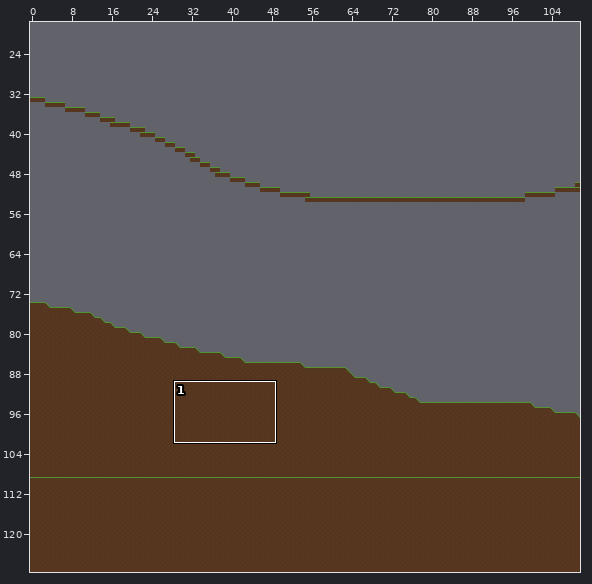
Two states of a Tiled map, srcTiled/map_recto.tmx. Above: a wide view before the commit, with the close-up outlined.
Close-up. Old version:
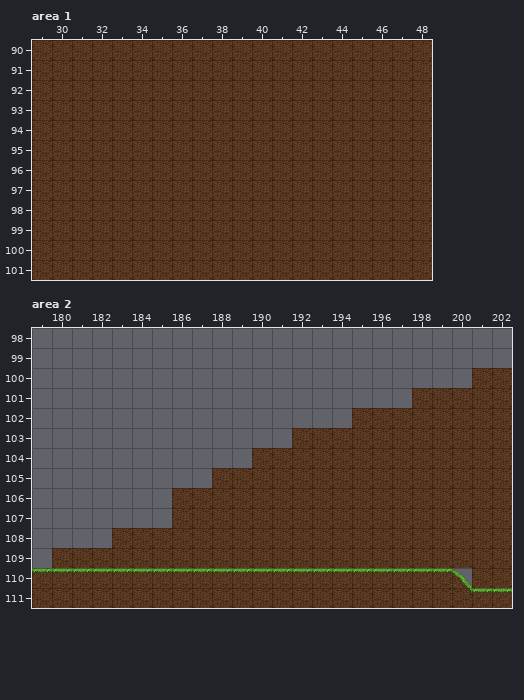
Cells are 32x32 px. Shown: area 1 x 29..48, y 90..101; area 2 x 179..202, y 98..111. The commit also changed other parts of the map, which this record leaves out.
After the commit:
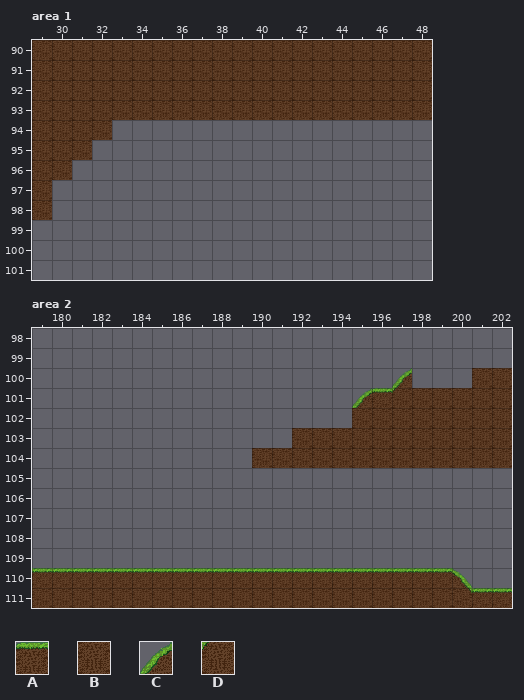
Key: from "tileset_image": A 80, B 121, C 200, D 240.
_ is an empty cell.
From old to new:
Layer "platform_layer", area 1:
y 94: x 33..48 BBBBBBBBBBBBBBBB -> ________________
y 95: x 32..48 BBBBBBBBBBBBBBBBB -> _________________
y 96: x 31..48 BBBBBBBBBBBBBBBBBB -> __________________
y 97..98: x 30..48 BBBBBBBBBBBBBBBBBBB -> ___________________
y 99..101: x 29..48 BBBBBBBBBBBBBBBBBBBB -> ____________________
Layer "background_layer", area 2:
y 100: x 197 _ -> C
y 101: x 195..197 ___ -> CAD
Layer "platform_layer", area 2:
y 105: x 188..202 BBBBBBBBBBBBBBB -> _______________
y 106..107: x 186..202 BBBBBBBBBBBBBBBBB -> _________________
y 108: x 183..202 BBBBBBBBBBBBBBBBBBBB -> ____________________
y 109: x 180..202 BBBBBBBBBBBBBBBBBBBBBBB -> _______________________
y 110: x 201..202 BB -> __
